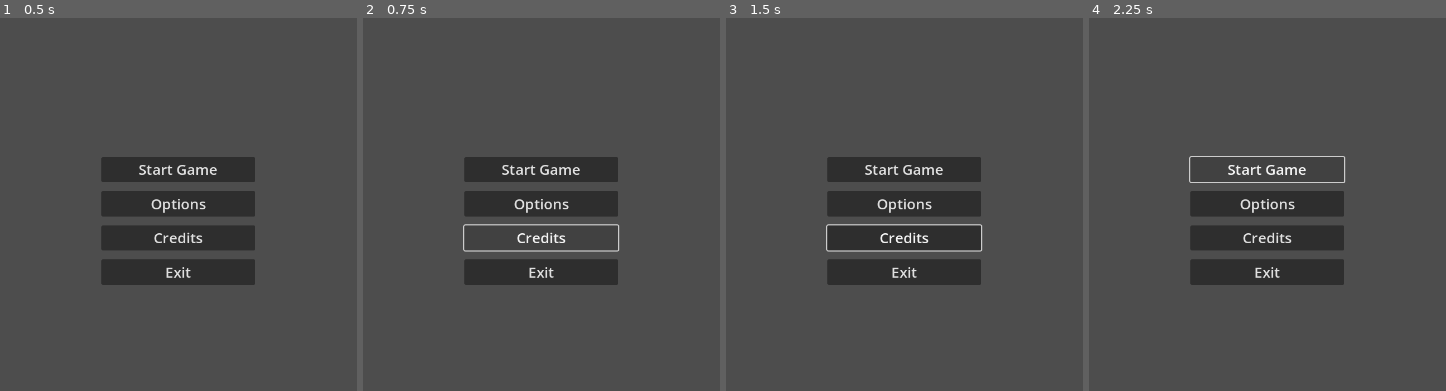
Above: before the commit, frames 1-4 (left to right).
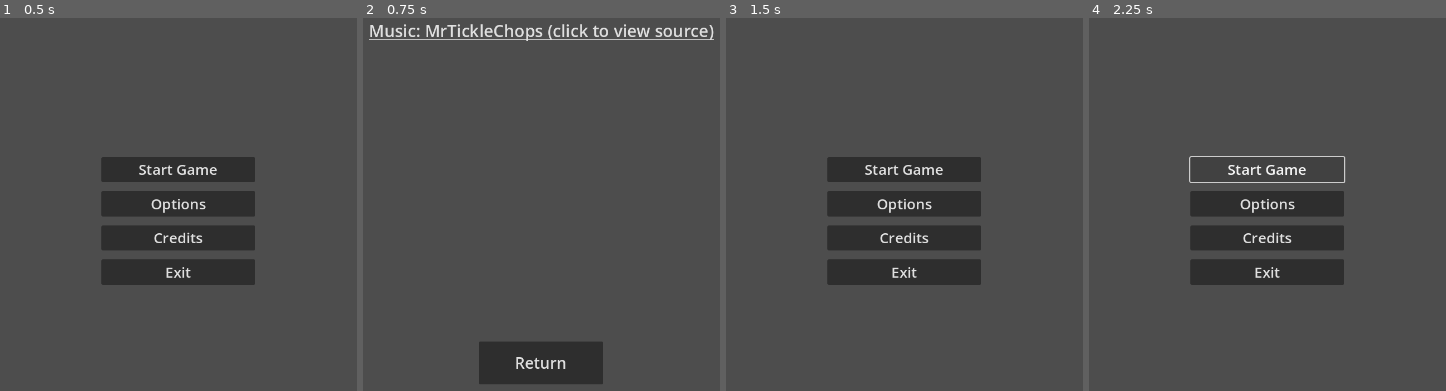
Above: after the commit, the same moments.

Repository: Gitdrasil/Gitdrasil
Game: Godot game, scene res://main_menu.tscn
The game is run twice, just before and just after one commit, with the same random seed, the same clock (stepped at 60 frames per second) and the same inputs.
Inputs (mouse positions are in pixels of both pictures, inside the frame that each line leads up to):
- Up to frame 1 (0.5 s): no input
- Up to frame 2 (0.75 s): click "Credits" at 0.5 s
- Up to frame 3 (1.5 s): click (904, 361) at 1.25 s, where only the run after the commit has a clickable "Return"
- Up to frame 4 (2.25 s): click "Start Game" at 2 s

Frame 1 is identical in both runs. In frame 2, 15% of the frame differs, in the area x 1-99%, y 1-99%; in frame 3, 0.5%; in frame 4, nothing differs.

Commit message:
started credits

Diff:
--- a/prat/new-game-project/credits.tscn
+++ b/prat/new-game-project/credits.tscn
@@ -1,9 +1,60 @@
-[gd_scene format=3 uid="uid://co30frroiyydf"]
+[gd_scene load_steps=2 format=3 uid="uid://co30frroiyydf"]
 
-[node name="Control" type="Control"]
+[sub_resource type="GDScript" id="GDScript_kx4gw"]
+script/source = "extends Control
+
+
+# Called when the node enters the scene tree for the first time.
+func _ready():
+	pass # Replace with function body.
+
+
+# Called every frame. 'delta' is the elapsed time since the previous frame.
+func _process(delta):
+	pass
+
+
+func _on_button_pressed():
+	get_tree().change_scene_to_file(\"res://main_menu.tscn\")
+"
+
+[node name="Credits" type="Control"]
 layout_mode = 3
 anchors_preset = 15
 anchor_right = 1.0
 anchor_bottom = 1.0
 grow_horizontal = 2
 grow_vertical = 2
+script = SubResource("GDScript_kx4gw")
+
+[node name="LinkButton" type="LinkButton" parent="."]
+layout_mode = 1
+anchors_preset = 5
+anchor_left = 0.5
+anchor_right = 0.5
+offset_left = -310.5
+offset_top = 86.0
+offset_right = 310.5
+offset_bottom = 128.0
+grow_horizontal = 2
+theme_override_font_sizes/font_size = 30
+text = "Music: MrTickleChops (click to view source)"
+uri = "https://www.tiktok.com/@mrticklechops/video/7414129826417757473"
+
+[node name="Button" type="Button" parent="."]
+layout_mode = 1
+anchors_preset = 7
+anchor_left = 0.5
+anchor_top = 1.0
+anchor_right = 0.5
+anchor_bottom = 1.0
+offset_left = -112.0
+offset_top = -233.0
+offset_right = 112.0
+offset_bottom = -156.0
+grow_horizontal = 2
+grow_vertical = 0
+theme_override_font_sizes/font_size = 28
+text = "Return"
+
+[connection signal="pressed" from="Button" to="." method="_on_button_pressed"]
--- a/prat/new-game-project/main_menu.tscn
+++ b/prat/new-game-project/main_menu.tscn
@@ -19,7 +19,7 @@
 
 
 func _on_credits_pressed():
-	pass # Replace with function body.
+	get_tree().change_scene_to_file(\"res://credits.tscn\")
 
 
 func _on_options_pressed():
